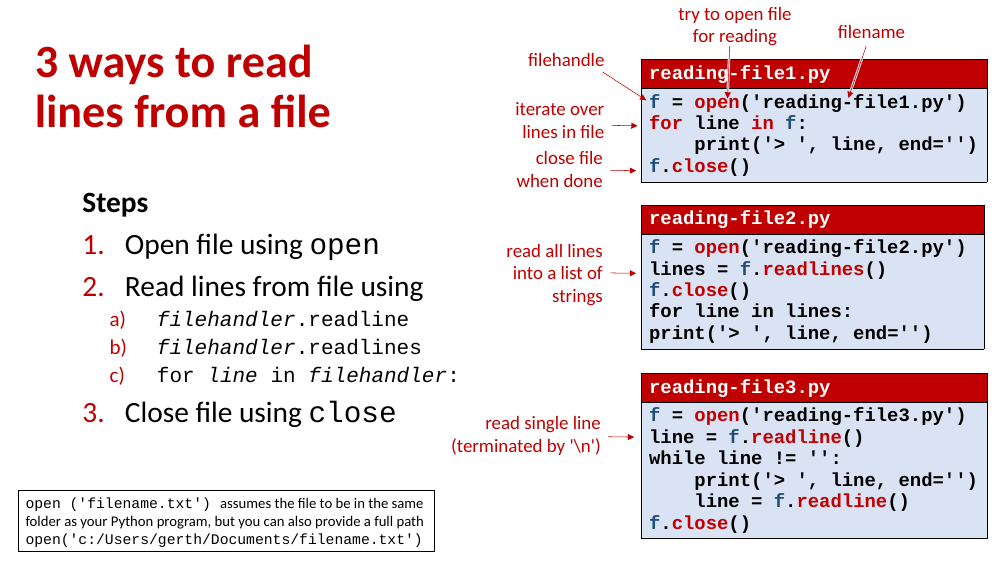
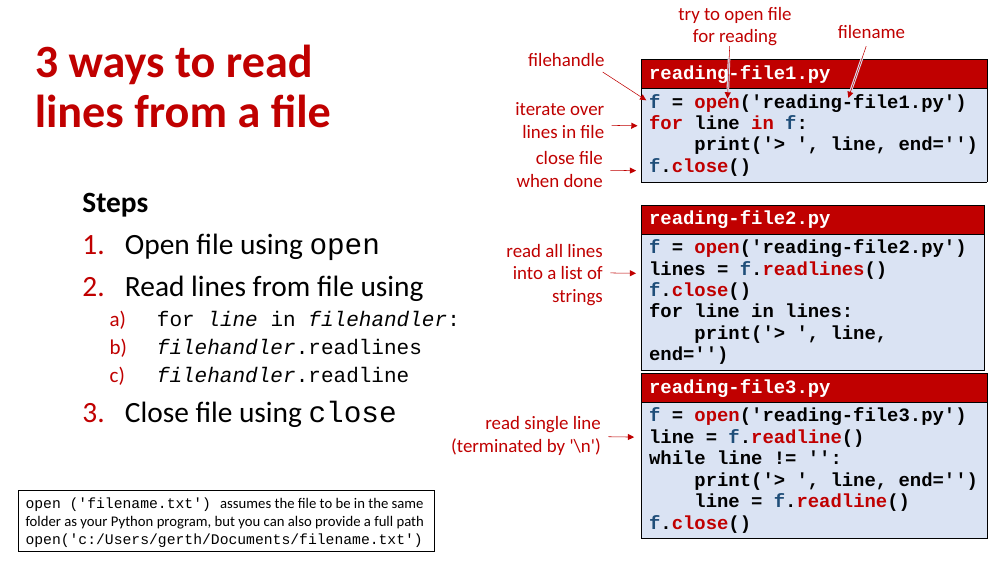
Before and after one commit to gsbrodal/gsbrodal.github.io, a slide deck: slide 17 of ipsa/slides/exceptions.pptx (slide 20 before the commit). Drawn at 1008x567 pixels with LibreOffice and Linux fonts; fonts in the diff are those of the drawing. Boxes give left, top, right and bottom in pixels: in the first picture for what was removed or moved away, otherwise in the second. Text is boxed around its words. In the diff, an @@ line names an element or a change of style, - is before the commit and + after.

```diff
--- a/ipsa/slides/exceptions.pptx
+++ b/ipsa/slides/exceptions.pptx
@@ table: place and size @@
-table at (642,205,985,356)
+table at (642,205,985,368)
@@ text at (157,311,460,355): paragraphs added @@
+  a) for line in filehandler:
+  b) filehandler.readlines
@@ text at (157,339,460,383): paragraphs removed @@
-  b) filehandler.readlines
-  c) for line in filehandler:
```
Also in this commit, not shown: 4 other slides changed, 4 other files.
